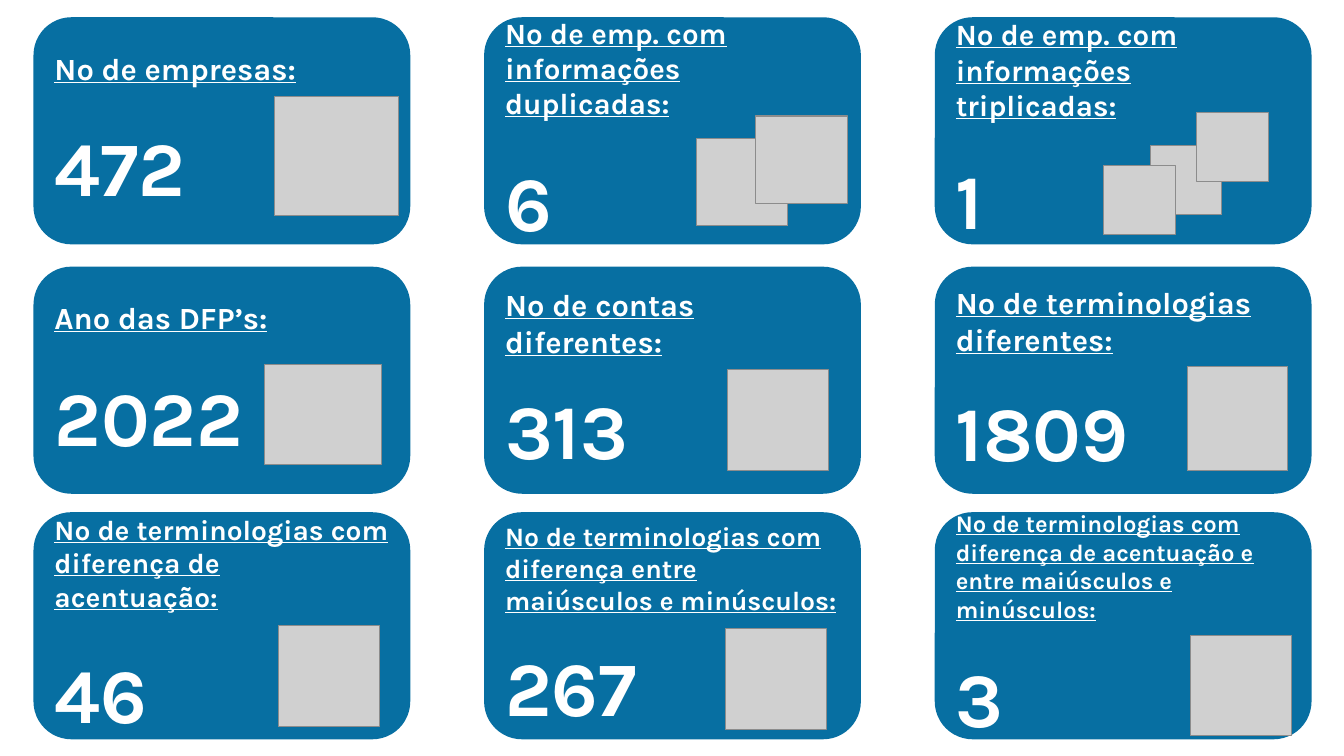
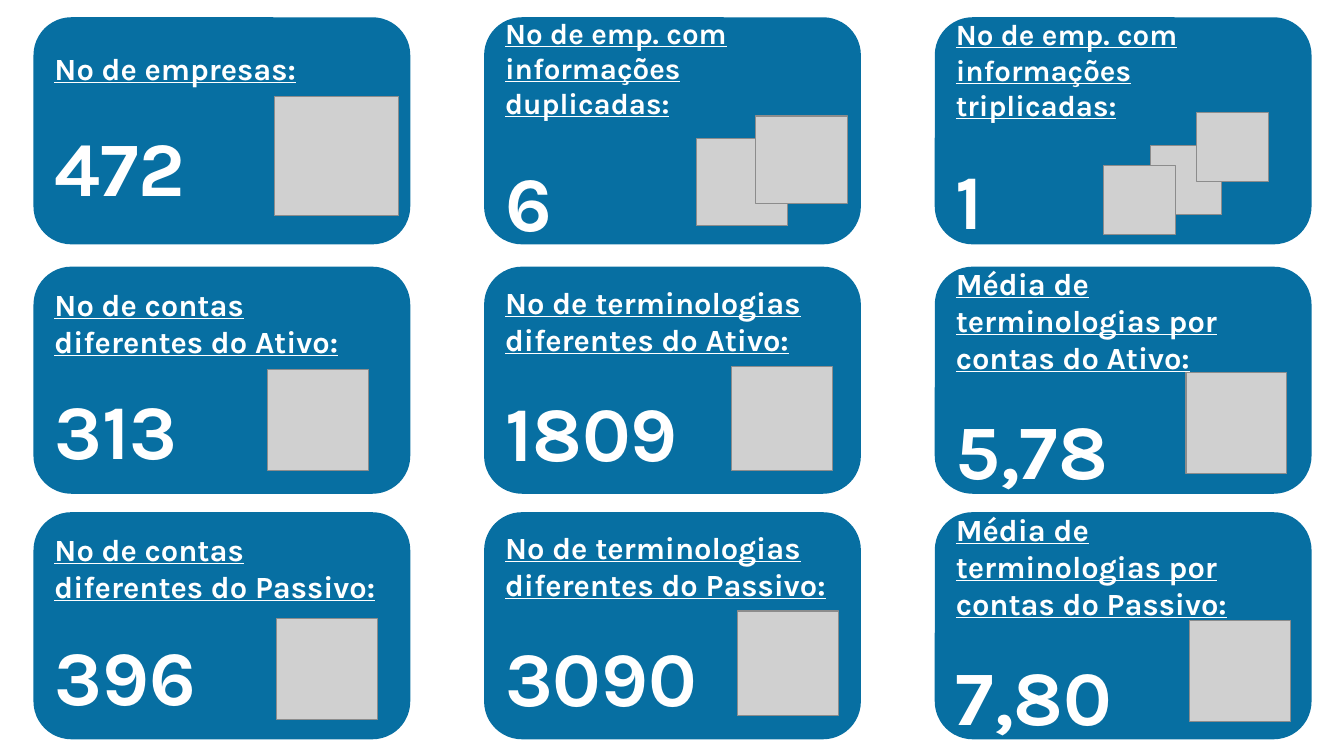
Before and after one commit to caio-azevedo/DFP, a slide deck: slide 1 of sumario.pptx. Drawn at 1344x756 pixels with LibreOffice and Linux fonts; fonts in the diff are those of the drawing; grey boxes stand for pictures. Boxes give left, top, right and bottom in pixels: in the first picture for what was removed or moved away, otherwise in the second. Text is boxed around its words. In the diff, an @@ line names an element or a change of style, - is before the commit and + after.

```diff
--- a/sumario.pptx
+++ b/sumario.pptx
@@ text in rounded rectangle at (956, 268, 1217, 497): text changed @@
-Nº de terminologias diferentes:
-1809
+Média de terminologias por contas do Ativo:
+5,78
@@ text in rounded rectangle at (54, 295, 338, 460): text changed @@
-Ano das DFP’s:
-2022
+Nº de contas diferentes do Ativo:
+313
@@ text in rounded rectangle at (505, 292, 800, 462): text changed @@
-Nº de contas diferentes:
-313
+Nº de terminologias diferentes do Ativo:
+1809
@@ picture removed at (264, 364, 381, 464) @@
@@ picture: place and size @@
-picture at (728, 369, 829, 470)
+picture at (268, 369, 369, 470)
@@ picture: place and size @@
-picture at (1188, 367, 1289, 472)
+picture at (732, 367, 833, 472)
@@ picture added at (1187, 373, 1288, 474) @@
@@ text in rounded rectangle at (505, 537, 826, 707): text changed; size 19 to 22 pt @@
-Nº de terminologias com diferença entre maiúsculos e minúsculos:
-267
+Nº de terminologias diferentes do Passivo:
+3090
@@ text in rounded rectangle at (956, 514, 1227, 743): text changed; size 17 to 22 pt @@
-Nº de terminologias com diferença de acentuação e entre maiúsculos e minúsculos:
-3
+Média de terminologias por contas do Passivo:
+7,80
@@ text in rounded rectangle at (54, 540, 375, 706): text changed; size 20 to 22 pt @@
-Nº de terminologias com diferença de acentuação:
-46
+Nº de contas diferentes do Passivo:
+396
@@ picture: place and size @@
-picture at (278, 626, 379, 727)
+picture at (276, 619, 377, 720)
@@ picture: place and size @@
-picture at (726, 629, 827, 730)
+picture at (737, 611, 838, 716)
@@ picture: place and size @@
-picture at (1191, 635, 1292, 736)
+picture at (1190, 621, 1291, 722)
```
Also in this commit, not shown: 17 other files.
